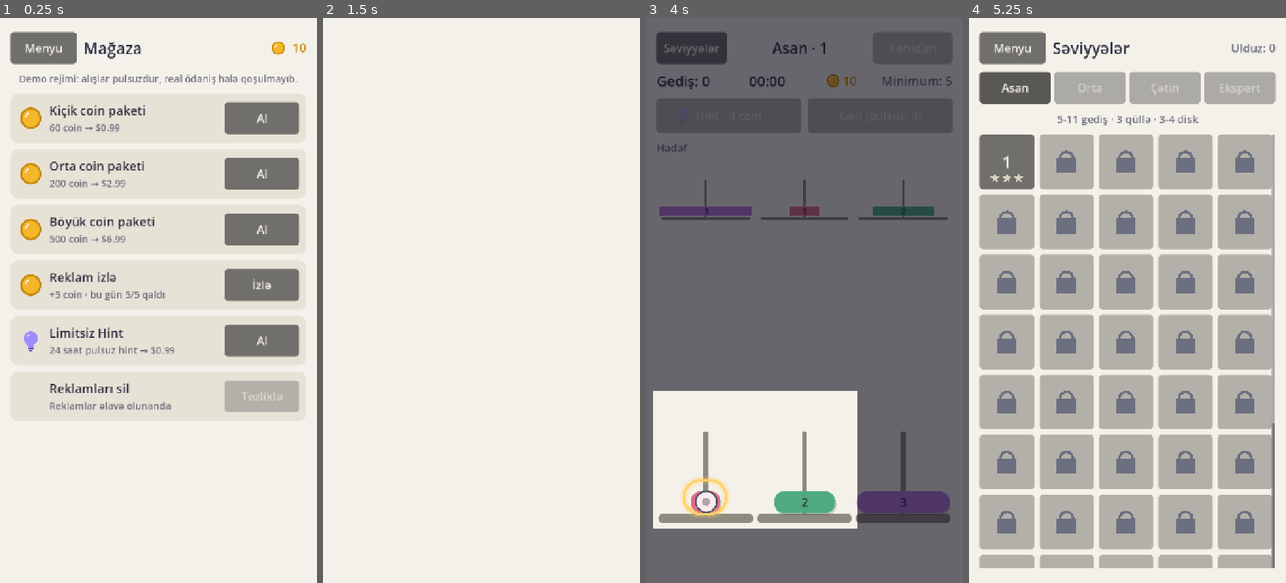
Above: before the commit, frames 1-4 (left to right).
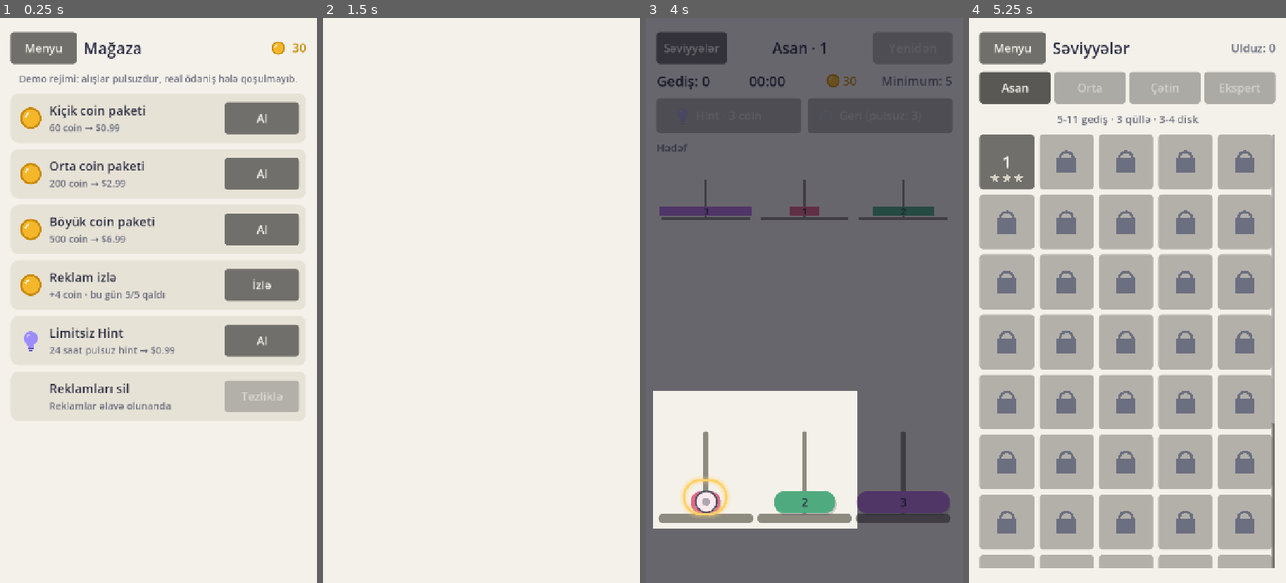
Above: after the commit, the same moments.

Repository: AtillaTegin/mindshift
Game: Godot game, scene res://scenes/shop.tscn
Two runs of this game, one before a commit and one after it. Both use one fixed random seed, a clock stepped at 60 frames per second and the inputs below. This scene is started directly instead of the project's main scene.
Inputs:
- Up to frame 1 (0.25 s): no input
- Up to frame 2 (1.5 s): click "Menyu" at 0.5 s; click "Oyna" at 1.25 s
- Up to frame 3 (4 s): click "Səviyyələr" at 2 s; click "Menyu" at 2.75 s; click "Oyna" at 3.5 s
- Up to frame 4 (5.25 s): click "Səviyyələr" at 4.25 s; click "Asan" at 5 s

The runs differ from the first frame. In frame 1, less than 0.1% of the frame differs, in the area x 17-95%, y 4-50%; in frame 2, nothing differs; in frame 3, less than 0.1%; in frame 4, nothing differs.

Commit message:
Economy formulas v2.1: 1/2/3 coins per star, 4-coin ads, 20 starting coins
Levels now pay 1/2/3 coins (still only the improvement on a replay), a
rewarded ad pays 4 coins five times a day, and a brand-new save starts with
20 coins. Hints (3/3/5/5), the undo price (1 coin) and the three free undos
a day are unchanged; a test pins that an undo always costs less than a hint.

Diff:
--- a/scripts/app.gd
+++ b/scripts/app.gd
@@ -26,13 +26,15 @@
 		if arg.begins_with("--save-path="):
 			save_path = arg.trim_prefix("--save-path=")
 	save = SaveSystem.new(save_path)
-	save.load_save()
+	var existing: bool = save.load_save()
 	# The colour mode is applied by the ThemeManager autoload (loaded after this one).
 	Languages.apply(save.language)
 	economy = EconomySystem.new()
 	economy.name = "Economy"
 	economy.setup(save)
 	add_child(economy)
+	if not existing:
+		economy.earn(EconomySystem.STARTING_COINS, "starting_balance")
 	# Daily login bonus (spec 4.8); its own UI comes in a later phase.
 	economy.claim_daily_bonus(Time.get_date_string_from_system())
 
--- a/scripts/economy_system.gd
+++ b/scripts/economy_system.gd
@@ -1,10 +1,11 @@
 class_name EconomySystem
 extends Node
-## Coins (spec 4.8, economy/UX addendum 8.1). The balance and the daily
-## counters live in the SaveSystem and every change is saved at once. Coins
-## never block progress (levels open by completion, not by money); they make
-## the comfort tools, hints and extra undos, feel a little valuable. Every
-## number is a constant here so balancing is a one-line change.
+## Coins (spec 4.8, economy/UX addendum 8.1, economy formulas addendum v2.1).
+## The balance and the daily counters live in the SaveSystem and every change
+## is saved at once. Coins never block progress (levels open by completion, not
+## by money); they make the comfort tools, hints and extra undos, feel a little
+## valuable. Levels pay little on purpose: rewarded ads are the main source.
+## Every number is a constant here so balancing is a one-line change.
 
 signal coins_changed(coins: int)
 ## Free undos, watched ads or the unlimited-hint offer changed.
@@ -12,14 +13,18 @@
 
 ## Coins for a level by stars. A replay pays only the difference to the best
 ## result so far, so replaying for coins pays nothing (user decision 2026-10-09).
-const STAR_REWARDS: Dictionary = {1: 3, 2: 5, 3: 8}
+const STAR_REWARDS: Dictionary = {1: 1, 2: 2, 3: 3}
+## Balance of a brand-new save: enough for the first hints of the tutorial.
+const STARTING_COINS: int = 20
 const DAILY_BONUS: int = 10
+## Hints stay expensive: they reveal a step of the proven optimal solution.
 const HINT_COSTS: Dictionary = {"easy": 3, "medium": 3, "hard": 5, "expert": 5}
-## Free undos per calendar day, shared by all levels; later undos cost UNDO_COST.
+## Free undos per calendar day, shared by all levels; later undos cost UNDO_COST,
+## always less than a hint.
 const FREE_UNDOS_PER_DAY: int = 3
 const UNDO_COST: int = 1
 ## Rewarded ads (stubbed until an ad SDK is added).
-const AD_REWARD: int = 5
+const AD_REWARD: int = 4
 const ADS_PER_DAY: int = 5
 const UNLIMITED_HINT_HOURS: int = 24
 
--- a/scripts/shop_catalog.gd
+++ b/scripts/shop_catalog.gd
@@ -1,7 +1,8 @@
 class_name ShopCatalog
 extends RefCounted
-## What the shop sells (economy/UX addendum 8.2). Amounts for the packs, the
-## ad reward and the 24 h hint price were chosen by the user on 2026-10-09.
+## What the shop sells (economy/UX addendum 8.2). Amounts for the packs and the
+## 24 h hint price were chosen by the user on 2026-10-09; the ad reward
+## (EconomySystem.AD_REWARD) follows the economy formulas addendum v2.1.
 ## Prices are display strings for now; with real billing they come from the
 ## store (localised per country).
 ##
--- a/tests/test_economy.gd
+++ b/tests/test_economy.gd
@@ -51,11 +51,12 @@
 
 
 func test_level_reward_by_stars_and_only_the_improvement_on_replay() -> void:
-	assert_eq(EconomySystem.level_reward(3, 0), 8)
-	assert_eq(EconomySystem.level_reward(2, 0), 5)
-	assert_eq(EconomySystem.level_reward(1, 0), 3)
-	assert_eq(EconomySystem.level_reward(3, 1), 5, "1 -> 3 stars pays the difference")
-	assert_eq(EconomySystem.level_reward(3, 2), 3)
+	# Economy formulas addendum v2.1: 1/2/3 coins, small on purpose.
+	assert_eq(EconomySystem.level_reward(3, 0), 3)
+	assert_eq(EconomySystem.level_reward(2, 0), 2)
+	assert_eq(EconomySystem.level_reward(1, 0), 1)
+	assert_eq(EconomySystem.level_reward(3, 1), 2, "1 -> 3 stars pays the difference")
+	assert_eq(EconomySystem.level_reward(3, 2), 1)
 	assert_eq(EconomySystem.level_reward(2, 3), 0, "a worse replay pays nothing")
 	assert_eq(EconomySystem.level_reward(3, 3), 0, "replaying for coins pays nothing")
 
@@ -68,6 +69,11 @@
 	var reopened: SaveSystem = _reopened()
 	assert_eq(reopened.last_daily_bonus_date, "2026-10-08")
 	assert_eq(reopened.coins, 20)
+
+
+func test_undo_is_always_cheaper_than_a_hint() -> void:
+	for tier: String in Difficulty.ORDER:
+		assert_true(EconomySystem.UNDO_COST < EconomySystem.hint_cost_for_tier(tier), tier)
 
 
 func test_hint_cost_by_tier() -> void:
@@ -112,12 +118,12 @@
 	assert_eq(_economy.free_undos_left(), 3, "a new day refills them")
 
 
-func test_rewarded_ads_pay_five_coins_five_times_a_day() -> void:
+func test_rewarded_ads_pay_four_coins_five_times_a_day() -> void:
 	for i: int in 5:
-		assert_eq(_economy.reward_ad(), 5)
+		assert_eq(_economy.reward_ad(), 4)
 	assert_eq(_economy.ads_left(), 0)
 	assert_eq(_economy.reward_ad(), 0, "daily limit")
-	assert_eq(_economy.coins, 25)
+	assert_eq(_economy.coins, 20)
 	_economy.date_override = "2026-10-10"
 	assert_eq(_economy.ads_left(), 5)
 
--- a/tests/test_game_board.gd
+++ b/tests/test_game_board.gd
@@ -293,14 +293,14 @@
 	assert_eq(_board.last_result["reward"], EconomySystem.star_reward(stars), "first completion pays the full table value")
 	_board.restart()
 	_play(level.solution_path)
-	assert_eq(_board.last_result["reward"], 8 - EconomySystem.star_reward(stars), "3 stars pay only the difference")
-	assert_eq(_save.coins, 8)
+	assert_eq(_board.last_result["reward"], EconomySystem.star_reward(3) - EconomySystem.star_reward(stars), "3 stars pay only the difference")
+	assert_eq(_save.coins, EconomySystem.star_reward(3))
 	var popup_text: String = (_board.get_popup().get_node("%RecordLabel") as Label).text
-	assert_true(popup_text.contains("+%d coin" % (8 - EconomySystem.star_reward(stars))), popup_text)
+	assert_true(popup_text.contains("+%d coin" % (EconomySystem.star_reward(3) - EconomySystem.star_reward(stars))), popup_text)
 	_board.restart()
 	_play(level.solution_path)
 	assert_eq(_board.last_result["reward"], 0, "replaying for coins pays nothing")
-	assert_eq(_save.coins, 8)
+	assert_eq(_save.coins, EconomySystem.star_reward(3))
 
 
 func test_every_generated_easy_level_loads() -> void:
--- a/tests/test_shop.gd
+++ b/tests/test_shop.gd
@@ -59,11 +59,11 @@
 	assert_eq(store.purchase("remove_ads")["ok"], false)
 	assert_eq(store.purchase("nope")["ok"], false)
 	for i: int in EconomySystem.ADS_PER_DAY:
-		assert_eq(store.purchase("rewarded_ad")["amount"], 5)
+		assert_eq(store.purchase("rewarded_ad")["amount"], 4)
 	assert_eq(store.purchase("rewarded_ad"), {"ok": false, "message": "SHOP_AD_LIMIT", "amount": 0})
 	var reopened: SaveSystem = SaveSystem.new(SAVE_PATH)
 	reopened.load_save()
-	assert_eq(reopened.coins, 560 + 25, "kept in the save")
+	assert_eq(reopened.coins, 560 + 20, "kept in the save")
 
 
 func test_billing_hook_is_marked() -> void:
@@ -100,8 +100,8 @@
 		assert_false(ad.disabled)
 		ad.pressed.emit()
 	assert_true(ad.disabled, "daily limit reached")
-	assert_eq(_economy.coins, 25)
-	assert_eq(_shop.get_status_text(), "+5 coin (demo reklam)")
+	assert_eq(_economy.coins, 20)
+	assert_eq(_shop.get_status_text(), "+4 coin (demo reklam)")
 
 
 func test_board_hint_is_free_while_unlimited() -> void:
